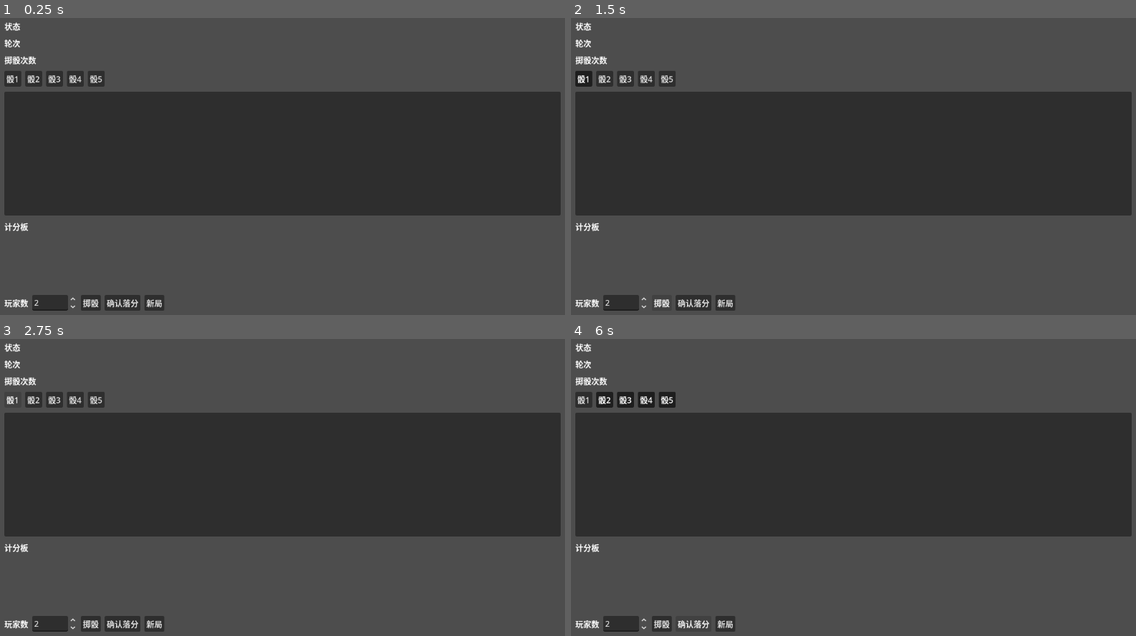
Above: before the commit, frames 1-4 (two rows, left to right).
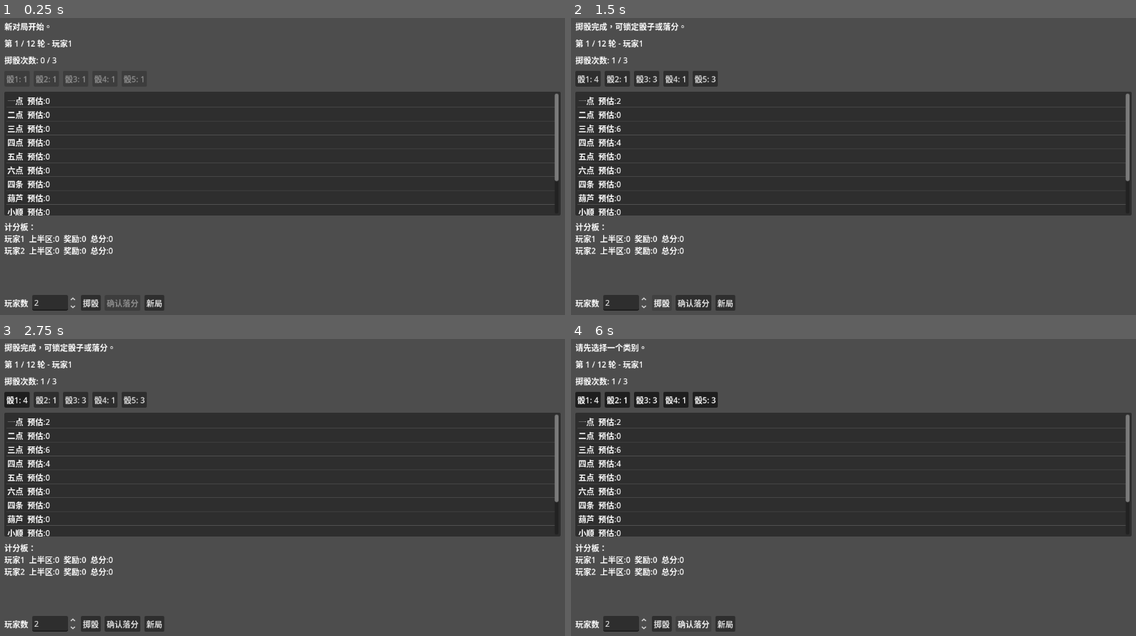
Above: after the commit, the same moments.

Repository: Dragonwalk2001/yacht
Game: Godot game, scene res://scenes/main.tscn
Two runs of this game, one before a commit and one after it. Both use one fixed random seed, a clock stepped at 60 frames per second and the inputs below.
Inputs (mouse positions are in pixels of both pictures, inside the frame that each line leads up to):
- Up to frame 1 (0.25 s): no input
- Up to frame 2 (1.5 s): click (582, 77) at 0.5 s, where only the run before the commit has a clickable "骰1"; click "掷骰" at 1.25 s
- Up to frame 3 (2.75 s): click "骰1" (after the commit: "骰1: 4") at 2 s
- Up to frame 4 (6 s): click "骰2" (after the commit: "骰2: 1") at 2.75 s; click "骰3" (after the commit: "骰3: 3") at 3.5 s; click "骰4" (after the commit: "骰4: 1") at 4.25 s; click "骰5" (after the commit: "骰5: 3") at 5 s; click "确认落分" at 5.75 s

The runs differ from the first frame. In frame 1, 3.0% of the frame differs, in the area x 0-99%, y 1-98%; in frame 2, 3.5%; in frame 3, 3.6%, in the area x 0-99%, y 1-80%; in frame 4, 3.4%.
Error before the commit: Parse Error: Cannot infer the type of "scored" variable because the value doesn't have a set type. (res://scripts/ui_controller.gd:107)

Commit message:
Update .gitignore to exclude *.gd.uid files and bug fix in ui_controller.gd

Diff:
--- a/scripts/ui_controller.gd
+++ b/scripts/ui_controller.gd
@@ -104,8 +104,10 @@
 			preview = ScoringRules.score_category(category, game_state.dice_values)
 		var text := "%s  预估:%d" % [ScoringRules.get_label(category), preview]
 		if is_used:
-			var scored := game_state.get_current_player()["scores"][category]
-			text = "%s  已用:%d" % [ScoringRules.get_label(category), int(scored)]
+			text = "%s  已用:%d" % [
+				ScoringRules.get_label(category),
+				int(game_state.get_current_player()["scores"][category])
+			]
 		category_list.set_item_text(i, text)
 		category_list.set_item_disabled(i, is_used or game_state.has_game_ended())
 		if is_used:
Not shown, changed: .gitignore
